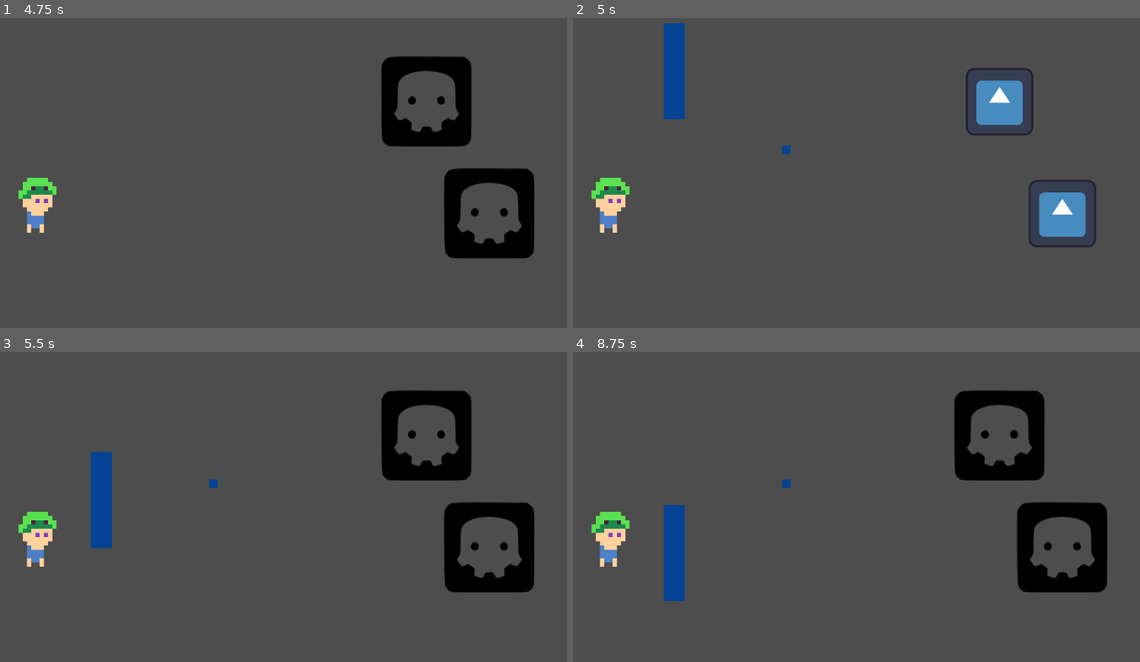
Above: before the commit, frames 1-4 (two rows, left to right).
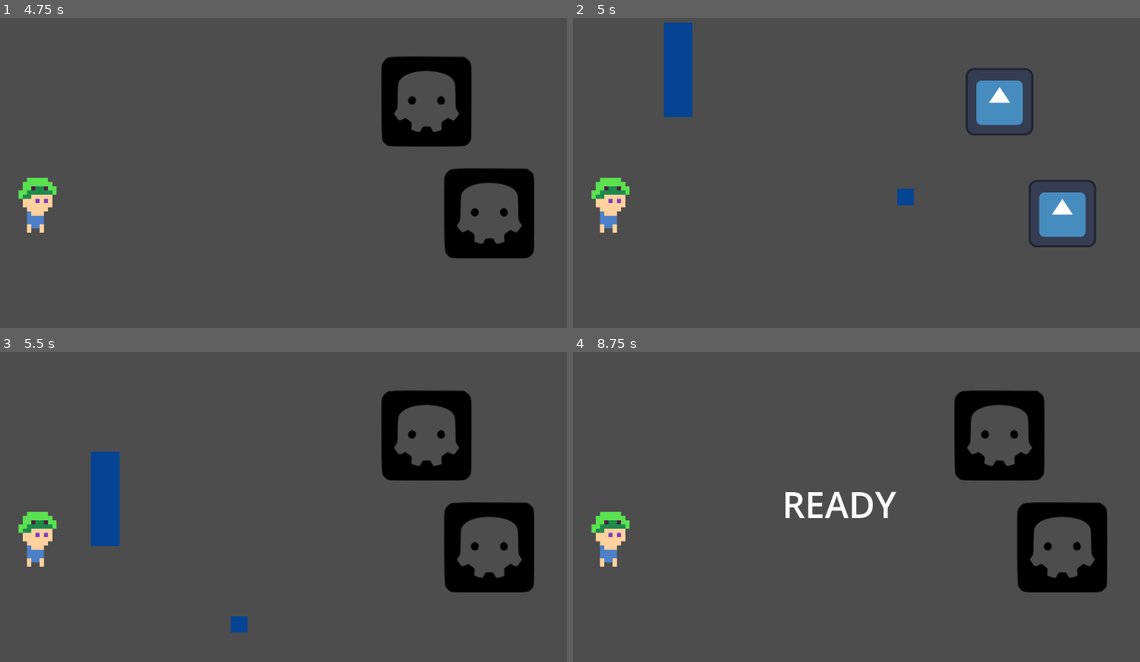
Above: after the commit, the same moments.

Repository: etherware-novice/timejam
Game: Godot game, scene res://scenes/battle_scene.tscn
Two runs of this game, one before a commit and one after it. Both use one fixed random seed, a clock stepped at 60 frames per second and the inputs below. The project has no main scene, so this scene is started directly.
Inputs:
- Up to frame 1 (4.75 s): tap Enter (ui_accept) at 0.5, 0.77, 1.52, 3.02, 3.77, 4.52 s; hold Right (ui_right) 0.53-1.28 s; hold Down (ui_down) 1.28-2.03 s; hold Right (ui_right) 2.03-2.78 s; hold Up (ui_up) 2.78-3.53 s; hold Left (ui_left) from 3.53 s (still down)
- Up to frame 2 (5 s): keep holding Left (ui_left)
- Up to frame 3 (5.5 s): release Left (ui_left) at 5.03 s; hold Down (ui_down) from 5.03 s (still down)
- Up to frame 4 (8.75 s): release Down (ui_down) at 5.78 s; hold Right (ui_right) 5.78-6.53 s; tap Enter (ui_accept) at 6.02, 6.77, 7.52 s; hold Up (ui_up) 6.53-7.28 s; hold Right (ui_right) 7.28-8.03 s; hold Down (ui_down) from 8.03 s (still down)

Frame 1 is identical in both runs. In frame 2, 0.6% of the frame differs, in the area x 15-61%, y 1-61%; in frame 3, 0.7%; in frame 4, 2.0%, in the area x 15-58%, y 41-81%.

Commit message:
fixed paddle attack

Diff:
--- a/scenes/battle_scene.tscn
+++ b/scenes/battle_scene.tscn
@@ -153,6 +153,12 @@
 "speed": 5.0
 }]
 
+[sub_resource type="RectangleShape2D" id="RectangleShape2D_iqtqb"]
+size = Vector2(54, 179)
+
+[sub_resource type="RectangleShape2D" id="RectangleShape2D_b3dyt"]
+size = Vector2(32, 32.3183)
+
 [node name="battleScene" type="Node2D"]
 script = ExtResource("1_kamkq")
 
@@ -194,22 +200,36 @@
 position = Vector2(-326, -284)
 script = ExtResource("5_owl22")
 
-[node name="paddle" type="ColorRect" parent="paddlectrl"]
-offset_left = -428.0
-offset_top = -28.0
-offset_right = -388.0
-offset_bottom = 154.0
+[node name="paddle" type="Area2D" parent="paddlectrl"]
+position = Vector2(-474, -58)
+
+[node name="CollisionShape2D" type="CollisionShape2D" parent="paddlectrl/paddle"]
+position = Vector2(27, 88)
+shape = SubResource("RectangleShape2D_iqtqb")
+
+[node name="ColorRect" type="ColorRect" parent="paddlectrl/paddle"]
+offset_top = -1.0
+offset_right = 54.0
+offset_bottom = 178.0
 color = Color(0.0196078, 0.266667, 0.580392, 1)
+
+[node name="ball" type="Area2D" parent="paddlectrl"]
+position = Vector2(-345, -75)
+scale = Vector2(1, 1.02109)
+
+[node name="ColorRect" type="ColorRect" parent="paddlectrl/ball"]
+offset_right = 32.0
+offset_bottom = 30.0
+color = Color(0.0196078, 0.266667, 0.580392, 1)
+
+[node name="CollisionShape2D" type="CollisionShape2D" parent="paddlectrl/ball"]
+position = Vector2(16, 16.1591)
+shape = SubResource("RectangleShape2D_b3dyt")
+
+[node name="VisibleOnScreenNotifier2D" type="VisibleOnScreenNotifier2D" parent="paddlectrl/ball"]
 
 [node name="flasher" type="Timer" parent="paddlectrl"]
 wait_time = 0.3
-
-[node name="ball" type="ColorRect" parent="paddlectrl"]
-offset_left = -345.0
-offset_top = -75.0
-offset_right = -313.0
-offset_bottom = -45.0
-color = Color(0.0196078, 0.266667, 0.580392, 1)
 
 [node name="playerPaddleSpawn" type="Marker2D" parent="paddlectrl"]
 position = Vector2(-458, -193)
@@ -223,3 +243,8 @@
 text = "READY
 "
 visible_ratio = -0.166667
+
+[connection signal="finished" from="paddlectrl" to="." method="_on_paddlectrl_finished"]
+[connection signal="area_entered" from="paddlectrl/ball" to="." method="_on_ball_area_entered"]
+[connection signal="area_entered" from="paddlectrl/ball" to="paddlectrl" method="_on_ball_area_entered"]
+[connection signal="screen_exited" from="paddlectrl/ball/VisibleOnScreenNotifier2D" to="paddlectrl" method="_on_visible_on_screen_notifier_2d_screen_exited"]
--- a/scripts/battle_scene.gd
+++ b/scripts/battle_scene.gd
@@ -17,9 +17,10 @@
 
 # Called when the node enters the scene tree for the first time.
 func _ready():
+	randomize()
 	$battleCam.make_current()
-	var bsize = $player.scale * 2  # this is to keep the colorrect about the same size as the player
-	$paddlectrl/ball.size = bsize
+#	var bsize = $player.scale * 2  # this is to keep the colorrect about the same size as the player
+#	$paddlectrl/ball.size = bsize
 
 	var i = 1
 	for x in constants.senarioLookup[nextBattleId]:
@@ -125,3 +126,7 @@
 	tweener.tween_property($paddlectrl/ball, "position", end, 0.2)
 	await tweener.finished
 	$paddlectrl/ball.position = Vector2(-999, -999)
+
+
+func _on_paddlectrl_finished():
+	nextTurn()
--- a/scripts/paddle.gd
+++ b/scripts/paddle.gd
@@ -3,6 +3,7 @@
 signal finished
 
 var active = false
+var ballVelocity = Vector2(-1,-1)
 
 # Called when the node enters the scene tree for the first time.
 func _ready():
@@ -17,8 +18,19 @@
 		$ready.visible_ratio = 0
 		await $flasher.timeout
 		flash -= 1
-	$ball.position = $ready.position
+
+	#                     0,1     1,2   2,4   -1,1
+	var flip = ( ( (randi() % 2) + 1 ) * 2 ) - 3
+	ballVelocity = Vector2(-1, flip)
+	$ball.position = $ready.position + Vector2(300, 0)
 	active = true
+
+func stop():
+	$ready.visible_ratio = 0
+	active = false
+	$ball.position = Vector2(-999,-999)
+	$paddle.position = Vector2(-999, -999)
+	finished.emit()
 
 # Called every frame. 'delta' is the elapsed time since the previous frame.
 func _process(delta):
@@ -39,4 +51,22 @@
 	$paddle.position.x = clamp($paddle.position.x, 0, screenSize.x)
 	$paddle.position.y = clamp($paddle.position.y, 0, screenSize.y + 50)
 
-	pass
+	$ball.position += ballVelocity.normalized() * delta * 500
+	print($ball.position)
+	if $ball.position.y < 0:
+		ballVelocity.y = 1
+	if $ball.position.y > screenSize.y * 1.5:
+		ballVelocity.y = -1
+	if $ball.position.x < 0 or $ball.position.x > screenSize.y:
+		#stop()
+		pass
+
+
+
+func _on_ball_area_entered(area):
+	ballVelocity *= -1
+
+
+func _on_visible_on_screen_notifier_2d_screen_exited():
+	if active:
+		stop()
Not shown: 1 places in scenes/battle_scene.tscn that only renumber resources
